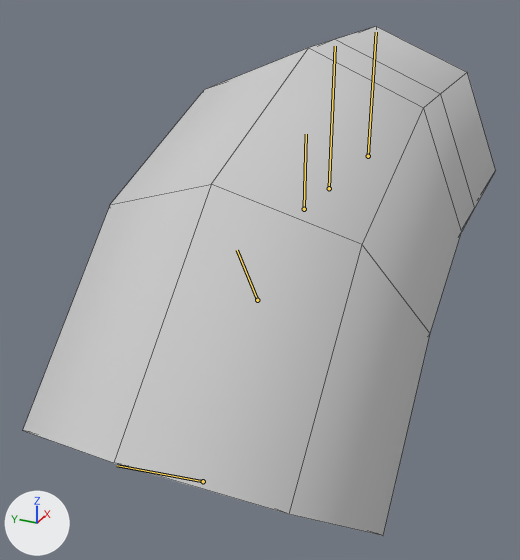
An edit to the FBX model Assets/Animations/Snake/Body Bend/Body/BossCorps1_BendAnim.fbx, drawn before and after from the same camera.
The view is the same before and after, from a camera (50 mm lens) standing at (-1.219, -0.456, 0.445) and looking at (-0.123, 0.037, -0.103). Arrows for +X, +Y and +Z are at lower left; the lights stay in place. Both versions are drawn at frame 10 of the action 'Take 001'; the numbers are the values there. The bones that bend it are drawn over the model as lines. Mesh edges are drawn as thin lines.

In view in the first picture: 'Boss_Corps1.001'.
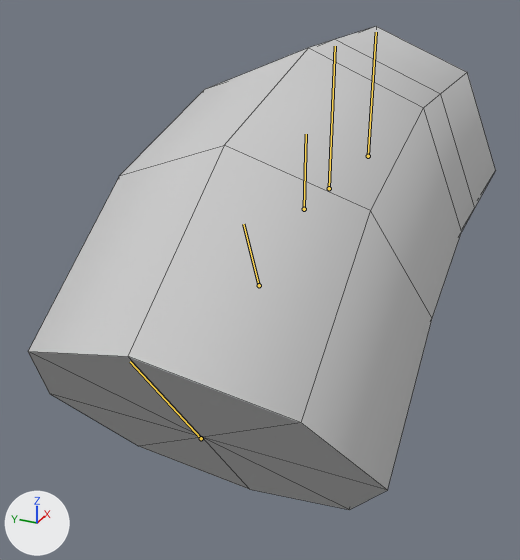
Commit message: Anim bend default pose

Where the change shows, as pixel boxes [x1, y1, x2, y2] in the pictures (520 x 560 px):
'Boss_Corps1.001', posed
    before: [23, 26, 495, 536]
    after: [28, 26, 495, 510]
bone 'Corps1_01_J', root to tip
    before: (203, 481) to (117, 465)
    after: (201, 438) to (130, 361)
bone 'Corps1_02_J', root to tip
    before: (257, 300) to (237, 250)
    after: (259, 285) to (243, 224)

The change in detail:
Bone 'Corps1_01_J' (bone_corps1_01_j) moves from (0.0, -32.3, 0.0) to (0.0, -24.0, 0.0).
Bone 'Corps1_01_J' (bone_corps1_01_j) turns from (0, 0, 48) to (0, 0, 36) degrees about its own x, y and z.
Bone 'Corps1_02_J' (bone_corps1_02_j) moves from (2.7, -0.8, 0.0) to (-0.9, 0.9, 0.0).
Bone 'Corps1_02_J' (bone_corps1_02_j) turns from (0, 0, -16) to (0, 0, -12) degrees about its own x, y and z.
Bone 'Corps1_Middle_J' (bone_corps1_middle_j) moves from (9.0, -3.2, 0.0) to (7.7, -1.9, 0.0).
Bone 'Corps1_Middle_J' (bone_corps1_middle_j) turns from (0, 0, -32) to (0, 0, -24) degrees about its own x, y and z.
